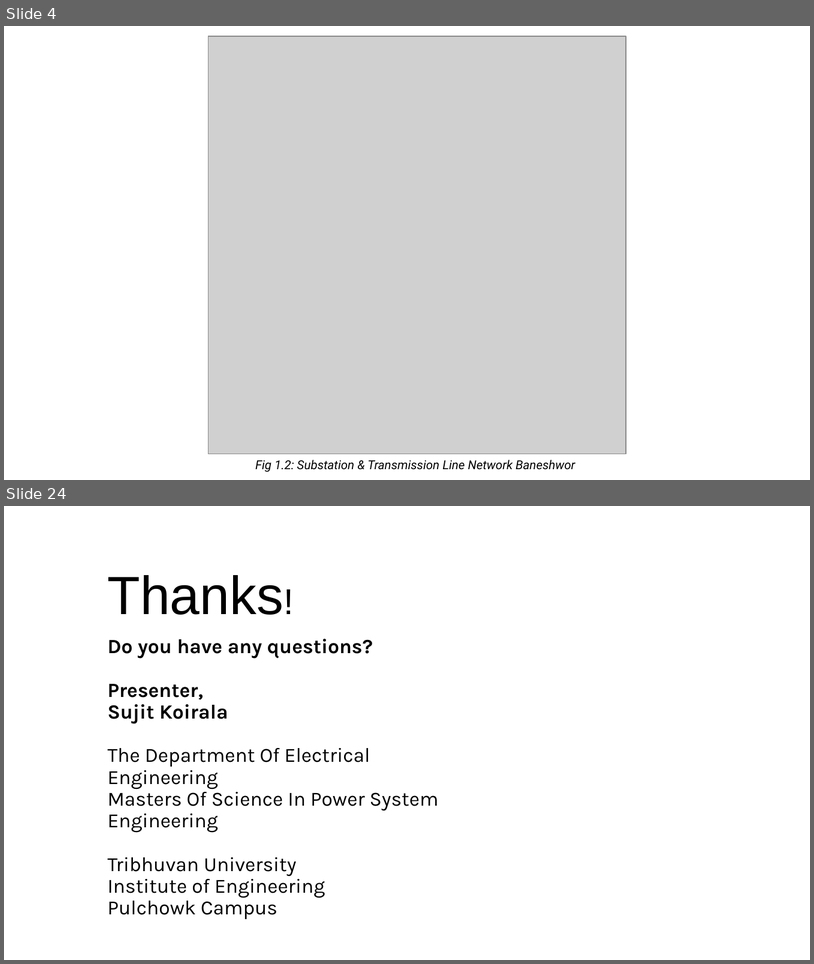
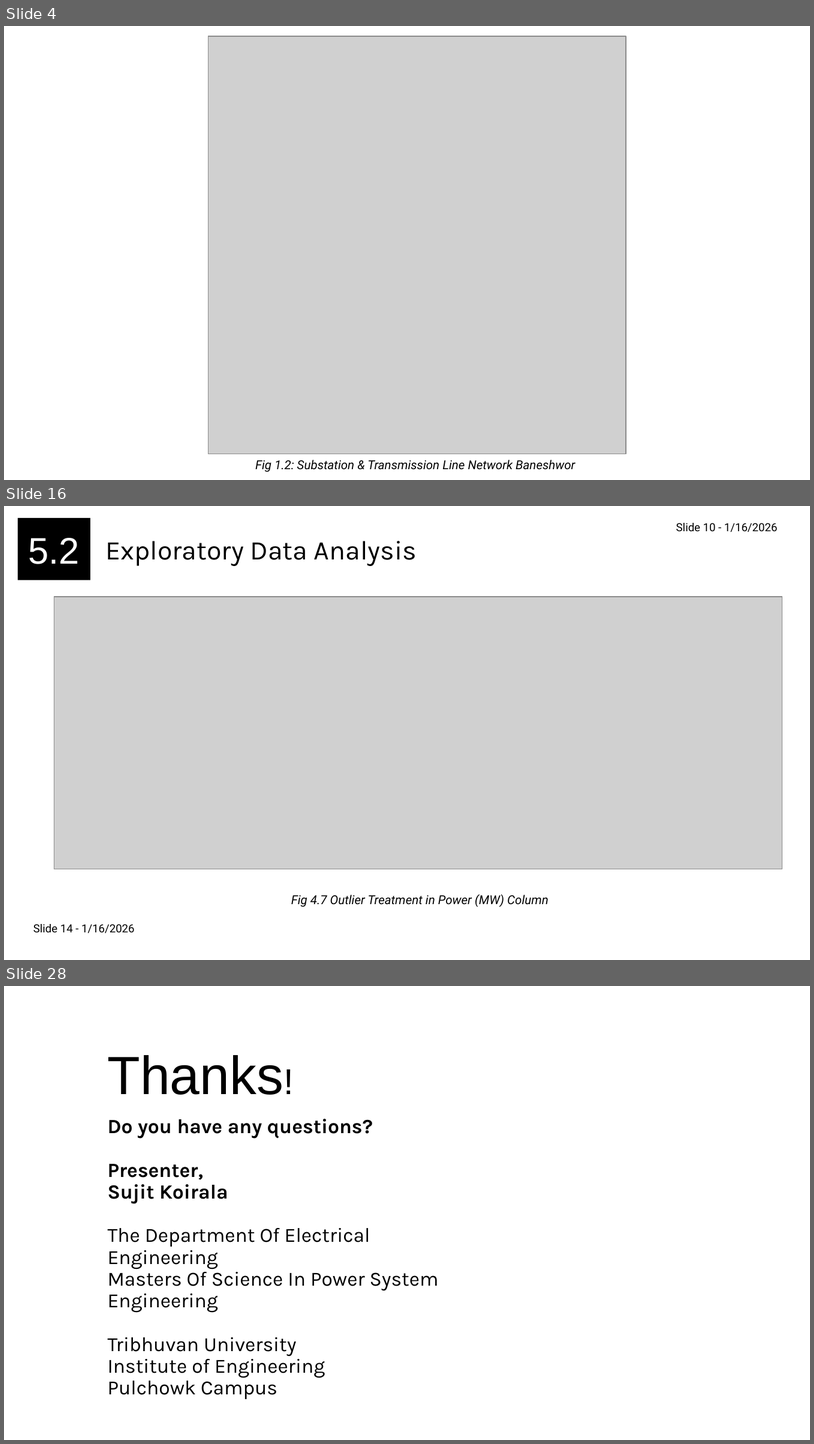
Before and after one commit to bikash0351/feeder, a slide deck: documentation/MW Load Presenation Final.pptx. Shown one above the other, each under a label of ours: slides 4 and 24 before the commit, slides 4, 16 and 28 after it; the slides between them are not shown. The pictures are 814x964 and 814x1444 pixels, drawn with LibreOffice and Linux fonts; fonts in the diff are those of the drawing; grey boxes stand for pictures. Boxes give left, top, right and bottom in pixels: in the first picture for what was removed or moved away, otherwise in the second. Text is boxed around its words. In the diff, an @@ line names an element or a change of style, - is before the commit and + after.

```diff
--- a/documentation/MW Load Presenation Final.pptx
+++ b/documentation/MW Load Presenation Final.pptx
@@ slide 16 added at bbox=[4, 506, 810, 960], background #FFFFFF @@
@@ rectangle added at bbox=[18, 518, 90, 580], fill #000000, 33 pt, text #FFFFFF @@
+5.2
@@ text added at bbox=[677, 523, 778, 532], 10 pt, text #000000 @@
+Slide 10 - 1/16/2026
@@ title added at bbox=[105, 541, 417, 566], 24 pt, text #000000 @@
+Exploratory Data Analysis
@@ picture added at bbox=[54, 597, 782, 869] @@
@@ text added at bbox=[291, 894, 549, 907], 11 pt, text #000000, italic @@
+Fig 4.7 Outlier Treatment in Power (MW) Column
@@ text added at bbox=[33, 924, 135, 933], 10 pt, text #000000 @@
+Slide 14 - 1/16/2026
@@ what was slide 24 is now slide 28 @@
```
Also in this commit, not shown: 20 slides changed, 3 other slides added, 25 other files.
